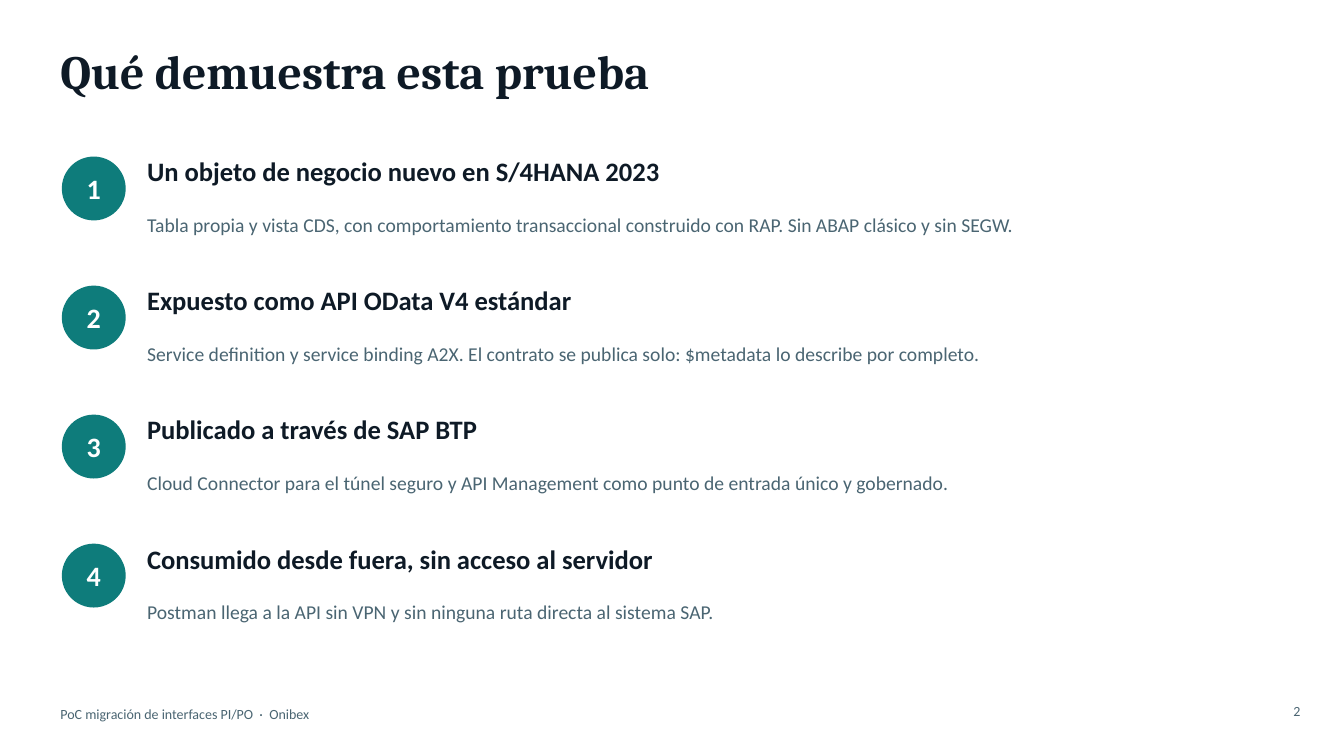
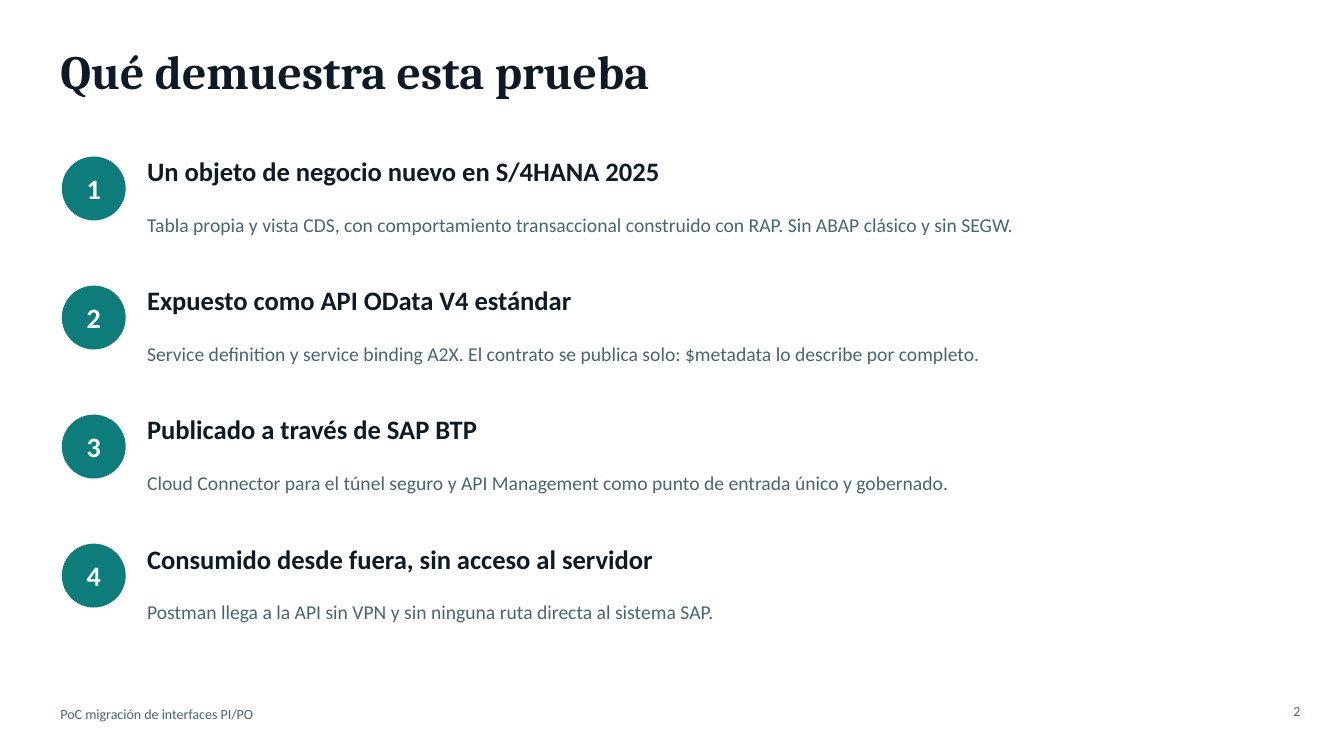
Before and after one commit to feliperdz70-hash/Oneconnect_ECC, a slide deck: slide 2 of docs/PoC-Migracion-Interfaces-PIPO.pptx. Drawn at 1344x756 pixels with LibreOffice and Linux fonts; fonts in the diff are those of the drawing. Boxes give left, top, right and bottom in pixels: in the first picture for what was removed or moved away, otherwise in the second. Text is boxed around its words. In the diff, an @@ line names an element or a change of style, - is before the commit and + after.

```diff
--- a/docs/PoC-Migracion-Interfaces-PIPO.pptx
+++ b/docs/PoC-Migracion-Interfaces-PIPO.pptx
@@ text at (x1=147, y1=162, x2=659, y2=186): text changed @@
-Un objeto de negocio nuevo en S/4HANA 2023
+Un objeto de negocio nuevo en S/4HANA 2025
@@ text at (x1=60, y1=709, x2=254, y2=722): text changed @@
-PoC migración de interfaces PI/PO · Onibex
+PoC migración de interfaces PI/PO
```
Also in this commit, not shown: 15 other slides changed, 1 other file.
